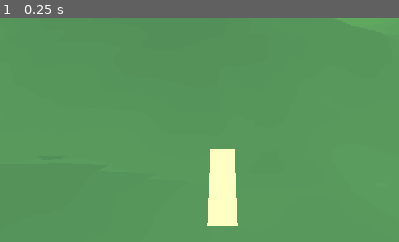
Above: before the commit, frame 1.
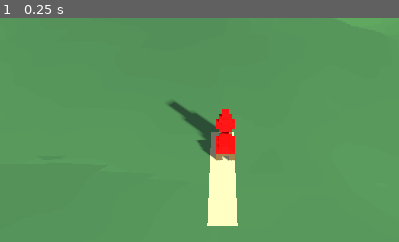
Above: after the commit, the same moment.

Repository: IgorThcz/carcassone
Game: Godot game, scene res://Scenes/Game.tscn
Same seed, same stepped clock (60 frames per second), same inputs: the game is played once before the commit and once after it.
Inputs:
- Up to frame 1 (0.25 s): no input
The pictures show only the part of the screen within x 22-72%, y 23-73%; the shares and areas given below are measured in that part.

The runs differ from the first frame. In frame 1, 2.0% of the frame differs, in the area x 41-59%, y 37-64%.

Commit message:
center part on cards (AutoSkin)

Diff:
--- a/Resources/cards.json
+++ b/Resources/cards.json
@@ -11,8 +11,8 @@
 	"10": [["C1", "C1", "C1"], ["P1", "R1", "P2"], ["P2", "R1", "P1"], ["P1", "P1", "P1"], "R1"],
 	"11": [["P1", "R1", "P2"], ["C1", "C1", "C1"], ["P2", "P2", "P2"], ["P2", "R1", "P1"], "R1"],
 	"12": [["P1", "P1", "P1"], ["C1", "C1", "C1"], ["P1", "R1", "P2"], ["P2", "R1", "P1"], "R1"],
-	"13": [["C1", "C1+", "C1"], ["P1", "P1", "P1"], ["P1", "P1", "P1"], ["C1", "C1", "C1"], "C1"],
-	"14": [["C1", "C1", "C1"], ["P1", "P1", "P1"], ["P1", "P1", "P1"], ["C1", "C1", "C1"], "C1"],
+	"13": [["C1", "C1+", "C1"], ["P1", "P1", "P1"], ["P1", "P1", "P1"], ["C1", "C1", "C1"], "P1"],
+	"14": [["C1", "C1", "C1"], ["P1", "P1", "P1"], ["P1", "P1", "P1"], ["C1", "C1", "C1"], "P1"],
 	"15": [["C1", "C1+", "C1"], ["P1", "R1", "P2"], ["P2", "R1", "P1"], ["C1", "C1", "C1"], "R1"],
 	"16": [["C1", "C1", "C1"], ["P1", "R1", "P2"], ["P2", "R1", "P1"], ["C1", "C1", "C1"], "R1"],
 	"17": [["C1", "C1+", "C1"], ["C1", "C1", "C1"], ["P1", "P1", "P1"], ["C1", "C1", "C1"], "C1"],
--- a/Scripts/auto_skin.gd
+++ b/Scripts/auto_skin.gd
@@ -40,7 +40,7 @@
 					# only one floor possible (city)
 					add_floor("corner_city", rotation_deg, scale_x)
 					# if other corner is connected city
-					if structure.get_part(index + offset, true).connects_to(part):
+					if structure.get_part(index + offset, true).inner_connects_to(part):
 						# extra point or not
 						if part.extra_points:
 							# add child
@@ -100,9 +100,54 @@
 						add_floor("side_long_road", rotation_deg, 1)
 			#endregion ----------------------------------------------
 
-			#region -------------------- MIDDLE ---------------------
-			# ignore now
-			#endregion ----------------------------------------------
+	#region -------------------- MIDDLE ---------------------
+	var part : CardPart = structure.get_part(-1)
+	# no middle means a crossroad (not a road)
+	if not part:
+		add_floor("center_road", 0, 1)
+		return
+	var type : CardPart.TYPES = part.get_type()
+	if type == CardPart.TYPES.CITY:
+		# floor is always center city
+		add_floor("center_city", 0, 1)
+		# get all adjacent CardParts that are not cities
+		var not_city_adjacencies : Array[int] = []
+		for k in range(4):
+			var index : int = 1 + k * 3 # middle sides indexes
+			var side  : CardPart = structure.get_part(index)
+			var stype : CardPart.TYPES = side.get_type()
+			if stype != CardPart.TYPES.CITY:
+				not_city_adjacencies.append(k)
+		# if there is only one, place center city with one wall
+		if not_city_adjacencies.size() == 1:
+			var k : int = not_city_adjacencies[0]
+			var rot : float = k * -90
+			if part.extra_points:
+				add_voxels("uid://b5pis5ova1axo", rot, 1)
+			else:
+				add_voxels("uid://bm2611k7yrhyg", rot, 1)
+		# if there is two, place with two
+		elif not_city_adjacencies.size() == 2:
+			var k : int = not_city_adjacencies[0]
+			var rot : float = k * -90
+			if part.extra_points:
+				add_voxels("uid://dfj6wsriqnnle", rot, 1)
+			else:
+				add_voxels("uid://k8h8c587h2fr", rot, 1)
+		# if there is none, place with no walls
+		else:
+			if part.extra_points:
+				add_voxels("uid://djp7unj2haf3r", 0, 1)
+			else:
+				add_voxels("uid://c7hnrqpyjo8by", 0, 1)
+	elif type == CardPart.TYPES.MONASTERY:
+		# monastery is always the same
+		add_floor("center_road", 0, 1)
+		add_voxels("uid://i471jo0546ho", 0, 1)
+	elif type == CardPart.TYPES.ROAD:
+		# center road has no variations
+		add_floor("center_road", 0, 1)
+	#endregion ----------------------------------------------
 
 # add voxels child and transform
 func add_voxels(uid : String, rotation_deg : float, scale_x : float):
--- /dev/null
+++ b/Suplementaries/all_cards.gd
@@ -0,0 +1,8 @@
+extends Node3D
+
+func _ready():
+	for i in range(24):
+		var index : int = i + 1
+		var skin : AutoSkin = Catalogue.get_skin(index)
+		add_child(skin)
+		skin.position.x = i * 9
--- /dev/null
+++ b/Suplementaries/all_cards.tscn
@@ -0,0 +1,9 @@
+[gd_scene format=3 uid="uid://cin53ka7sh2t4"]
+
+[ext_resource type="Script" uid="uid://dx2s4y3yl7t1t" path="res://Suplementaries/all_cards.gd" id="1_xj8eg"]
+[ext_resource type="PackedScene" uid="uid://1ubmmbdpuave" path="res://Scenes/View3D.tscn" id="2_gmw8e"]
+
+[node name="allCards" type="Node3D" unique_id=1527970451]
+script = ExtResource("1_xj8eg")
+
+[node name="View3D" parent="." unique_id=1873789758 instance=ExtResource("2_gmw8e")]
Not shown, added: Suplementaries/all_cards.gd.uid
